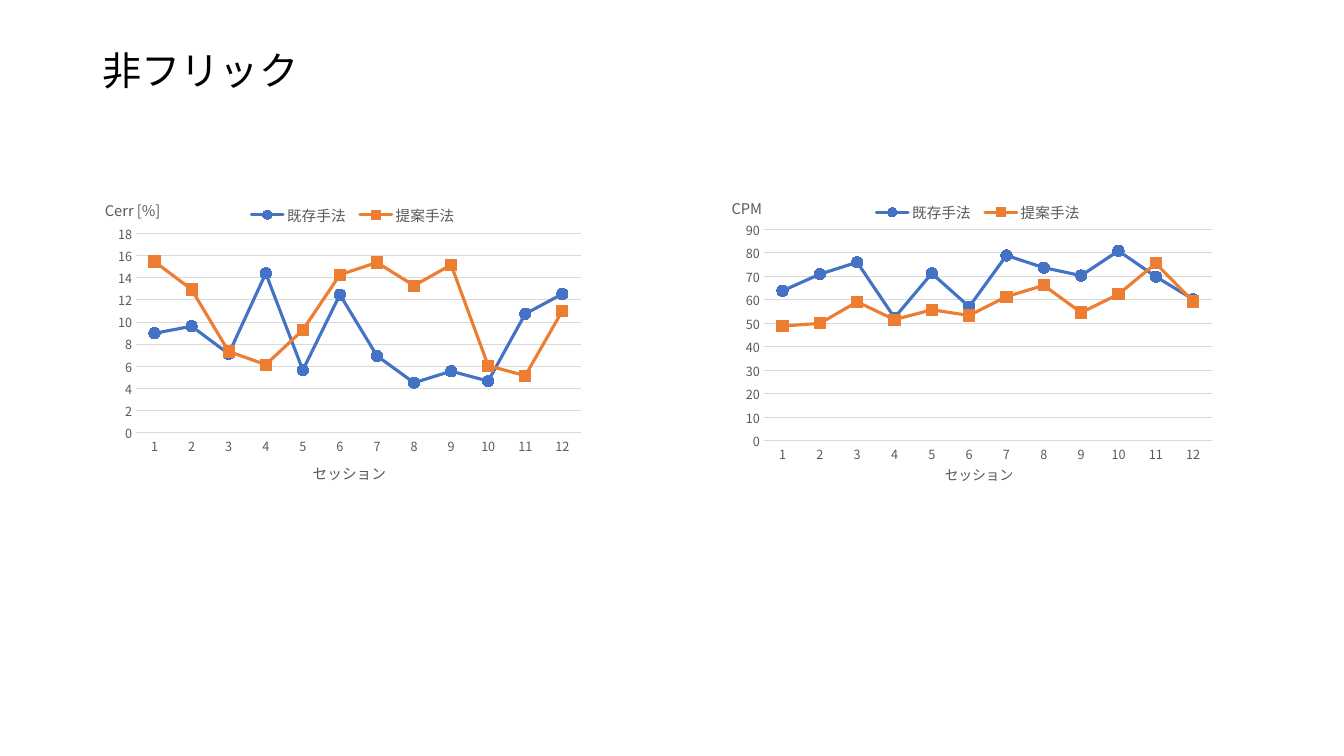
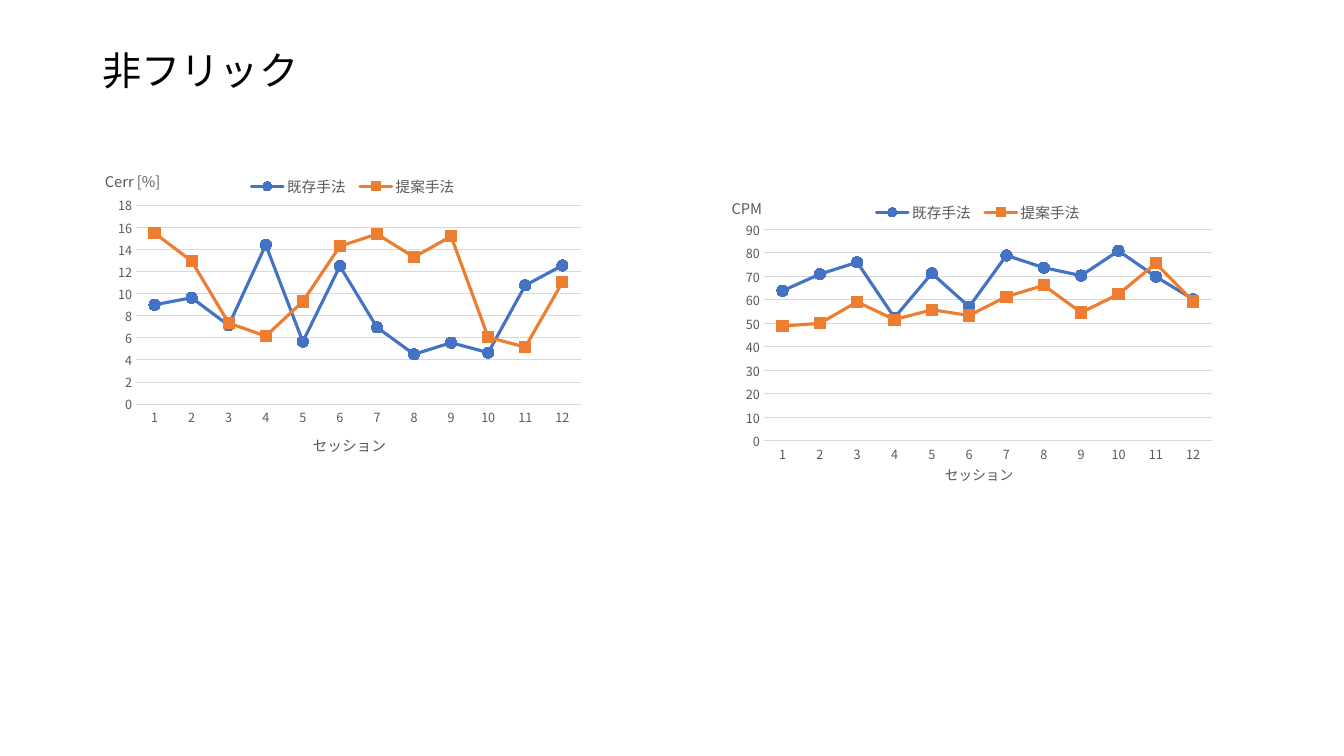
Before and after one commit to pvcresin/hci, a slide deck: slide 1 of 図とグラフ.pptx. Drawn at 1344x756 pixels with LibreOffice and Linux fonts; fonts in the diff are those of the drawing. Boxes give left, top, right and bottom in pixels: in the first picture for what was removed or moved away, otherwise in the second. Text is boxed around its words. In the diff, an @@ line names an element or a change of style, - is before the commit and + after.

```diff
--- a/図とグラフ.pptx
+++ b/図とグラフ.pptx
@@ line chart: place and size @@
-line chart at <box>93,187,597,489</box>
+line chart at <box>93,157,597,460</box>
```
Also in this commit, not shown: 1 other slide changed, 1 slide added, 5 other files.
